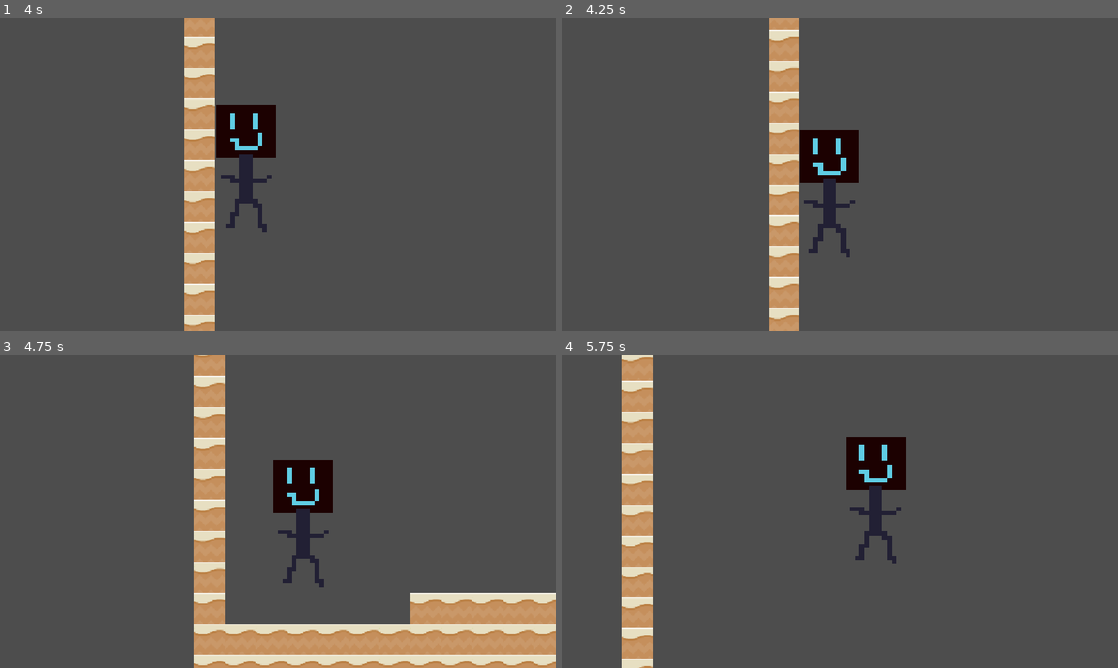
Above: before the commit, frames 1-4 (two rows, left to right).
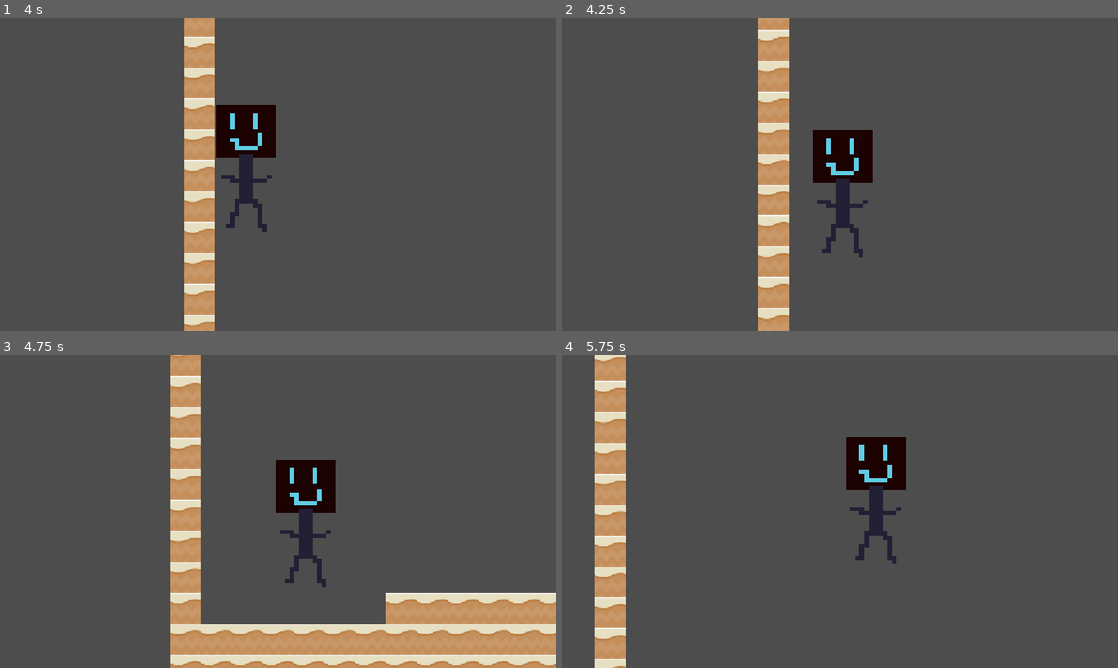
Above: after the commit, the same moments.

Repository: Reprogram2911/BouncyCastle
Game: Godot game, scene res://main.tscn
The game is run twice, just before and just after one commit, with the same random seed, the same clock (stepped at 60 frames per second) and the same inputs.
Inputs:
- Up to frame 1 (4 s): tap Enter (ui_accept) at 0.5, 0.77, 1.52, 3.02, 3.77 s; hold Right (ui_right) 0.53-2.03 s; hold Left (ui_left) from 2.03 s (still down)
- Up to frame 2 (4.25 s): keep holding Left (ui_left)
- Up to frame 3 (4.75 s): release Left (ui_left) at 4.28 s; hold Right (ui_right) from 4.28 s (still down); tap Enter (ui_accept) at 4.52 s
- Up to frame 4 (5.75 s): keep holding Right (ui_right)

Frame 1 is identical in both runs. In frame 2, 6.4% of the frame differs, in the area x 35-56%, y 0-100%; in frame 3, 10%, in the area x 30-100%, y 0-100%; in frame 4, 9.9%.

Commit message:
stuff

Diff:
--- a/main.tscn
+++ b/main.tscn
@@ -4,6 +4,7 @@
 [ext_resource type="Script" uid="uid://bquuso1t48yh8" path="res://player.gd" id="1_h2yge"]
 [ext_resource type="Texture2D" uid="uid://0ejprodd2uoh" path="res://sandMid.png" id="1_ig7tw"]
 [ext_resource type="Texture2D" uid="uid://cnr6lokqw5721" path="res://stoneMid.png" id="4_1bvp3"]
+[ext_resource type="Script" uid="uid://hw72j2tvkbee" path="res://kill_zone.gd" id="5_lquwl"]
 
 [sub_resource type="RectangleShape2D" id="RectangleShape2D_u2y71"]
 size = Vector2(123, 263)
@@ -67,6 +68,9 @@
 sources/0 = SubResource("TileSetAtlasSource_0xm2m")
 sources/2 = SubResource("TileSetAtlasSource_lquwl")
 
+[sub_resource type="RectangleShape2D" id="RectangleShape2D_abbyf"]
+size = Vector2(16641, 3717.5)
+
 [node name="main" type="Node" unique_id=223951926]
 
 [node name="Player" type="CharacterBody2D" parent="." unique_id=1749066649]
@@ -92,3 +96,10 @@
 position = Vector2(0, 1)
 tile_map_data = PackedByteArray("AAALACgAAAAAAAAAAAALACkAAAAAAAEAAAALACoAAAAAAAIAAAALACsAAAAAAAMAAAAMACgAAAABAAAAAAAMAC …(56240 unchanged characters)…
 tile_set = SubResource("TileSet_wnspn")
+
+[node name="Area2D" type="Area2D" parent="." unique_id=617767290]
+script = ExtResource("5_lquwl")
+
+[node name="CollisionShape2D" type="CollisionShape2D" parent="Area2D" unique_id=1515472325]
+position = Vector2(8433.5, 2693.25)
+shape = SubResource("RectangleShape2D_abbyf")
--- a/player.gd
+++ b/player.gd
@@ -3,6 +3,7 @@
 
 var was_on_floor := false
 var last_impact_speed := 0.0
+var wall_speed := 0.0
 var window := JumpWindow.new()
 
 
@@ -17,10 +18,23 @@
 		window.press()
 
 	var direction := Input.get_axis("ui_left", "ui_right")
+	if direction == 0.0:
+		wall_speed = 0.0
 	velocity.x = MovementLogic.horizontal_velocity(velocity.x, direction, delta)
 
 	var impact_speed := velocity.y
+	var impact_x := velocity.x
 	move_and_slide()
+
+	if is_on_wall():
+		var wall_normal_x := get_wall_normal().x
+		var holding_in := direction * wall_normal_x < 0.0
+		var new_x := SurfaceBounce.wall_velocity(impact_x, velocity.x, wall_normal_x, holding_in, wall_speed)
+		wall_speed = absf(new_x) if holding_in else 0.0
+		velocity.x = new_x
+
+	if is_on_ceiling():
+		velocity.y = SurfaceBounce.ceiling_velocity(impact_speed, velocity.y)
 
 	if is_on_floor() and not was_on_floor:
 		var boosted := Input.is_action_pressed("ui_accept") or window.pressed_recently()
--- /dev/null
+++ b/surface_bounce.gd
@@ -0,0 +1,23 @@
+class_name SurfaceBounce
+
+const WALL_RESTITUTION := 0.8
+const WALL_GROWTH := 1.2
+const CEILING_RESTITUTION := 0.8
+
+
+static func wall_velocity(impact_x: float, current_x: float, wall_normal_x: float, holding_in: bool, remembered_speed: float) -> float:
+	var moving_into_wall := impact_x * wall_normal_x < 0.0
+	if not moving_into_wall:
+		return current_x
+
+	if holding_in:
+		var speed := maxf(absf(impact_x), remembered_speed)
+		return wall_normal_x * speed * WALL_GROWTH
+
+	return -impact_x * WALL_RESTITUTION
+
+
+static func ceiling_velocity(impact_y: float, current_y: float) -> float:
+	if impact_y >= 0.0:
+		return current_y
+	return -impact_y * CEILING_RESTITUTION
Binary file added: spike.png
Not shown, added: spike.png.import
Not shown, added: surface_bounce.gd.uid
